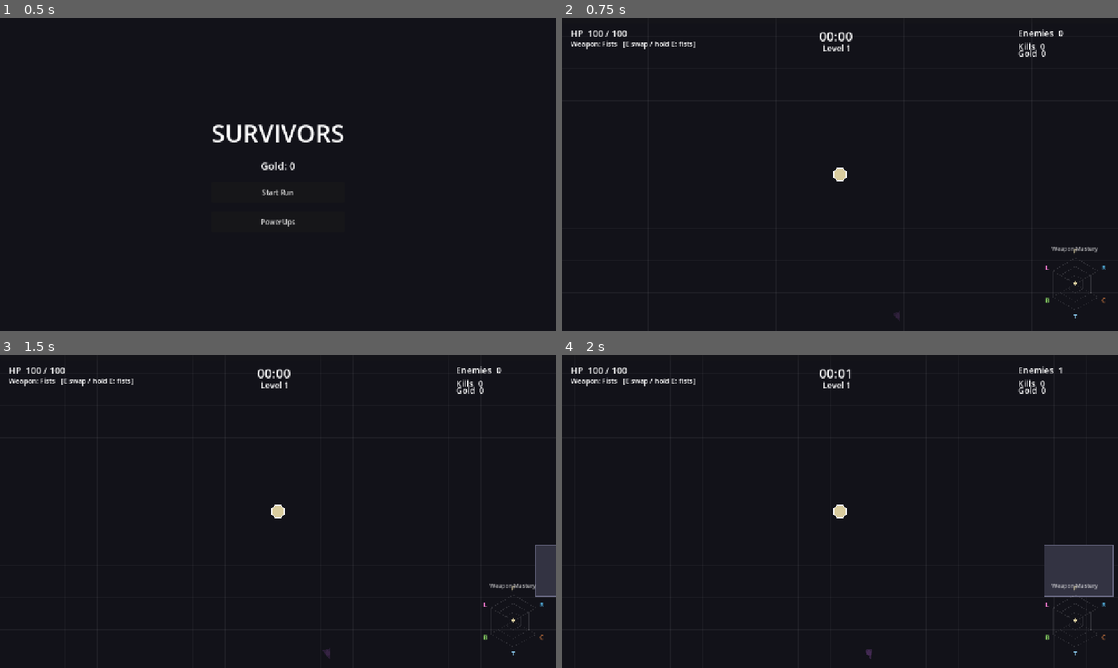
Above: before the commit, frames 1-4 (two rows, left to right).
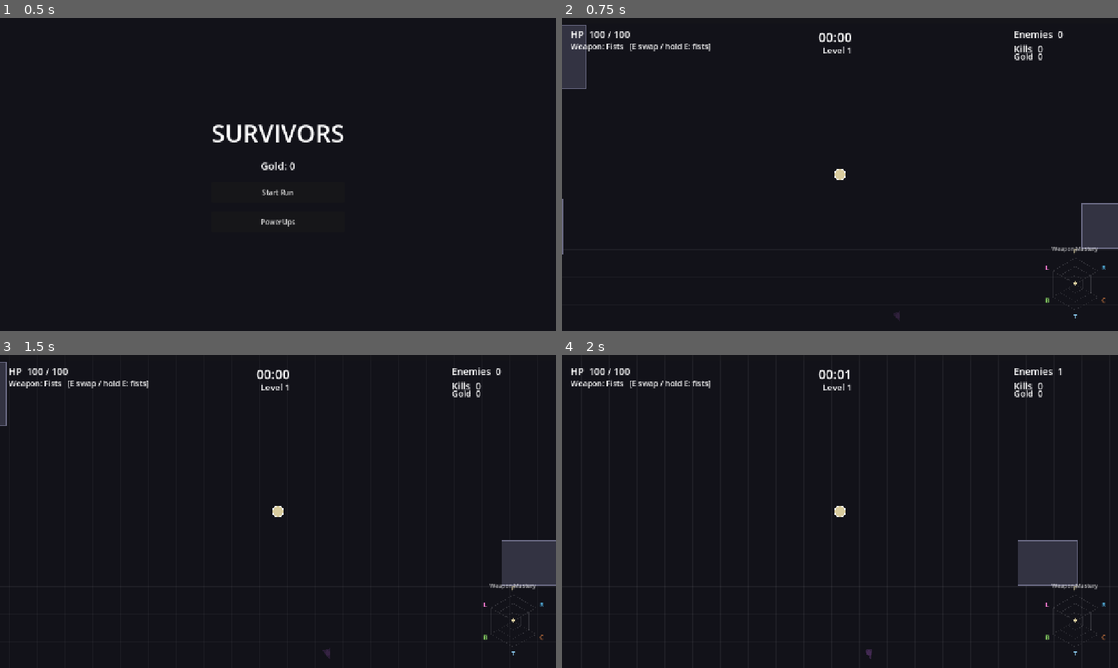
Above: after the commit, the same moments.

Repository: veighnsche/survivors-prototype
Game: Godot game, scene res://main_menu.tscn
The game is run twice, just before and just after one commit, with the same random seed, the same clock (stepped at 60 frames per second) and the same inputs.
Inputs:
- Up to frame 1 (0.5 s): no input
- Up to frame 2 (0.75 s): click "Start Run" at 0.5 s
- Up to frame 3 (1.5 s): tap Enter at 1.25 s; hold D from 1.28 s (still down); tap 1 at 1.35 s
- Up to frame 4 (2 s): keep holding D

Frame 1 is identical in both runs. In frame 2, 3.0% of the frame differs, in the area x 0-100%, y 2-76%; in frame 3, 2.6%; in frame 4, 3.3%, in the area x 1-100%, y 3-78%.

Commit message:
Maximized window, pure proportional scaling
Restore maximized window (the shrunk fixed window made it small again). Content
scales purely with the window via canvas_items stretch; camera zoom back to 1.0
and HUD fonts back to original, so nothing is over-magnified on top of the fill.

Co-Authored-By: Claude Opus 4.8 <noreply@anthropic.com>

Diff:
--- a/project.godot
+++ b/project.godot
@@ -20,8 +20,7 @@
 
 window/size/viewport_width=1280
 window/size/viewport_height=720
-window/size/window_width_override=1500
-window/size/window_height_override=844
+window/size/mode=2
 window/size/resizable=true
 window/stretch/mode="canvas_items"
 window/stretch/aspect="expand"
--- a/scripts/config.gd
+++ b/scripts/config.gd
@@ -39,7 +39,7 @@
 var MELEE_KNOCKBACK := 0.0  # base; raised by the Heavy Blows card
 
 # --- Display ----------------------------------------------------------------
-var CAMERA_ZOOM := 1.15  # >1 zooms in so entities read at a normal size
+var CAMERA_ZOOM := 1.0  # 1.0 = content scales purely with the (maximized) window
 
 # --- Player misc ------------------------------------------------------------
 var PICKUP_RADIUS := 72.0
--- a/scripts/hud.gd
+++ b/scripts/hud.gd
@@ -27,13 +27,13 @@
 	xp_bar.offset_bottom = 12.0
 	add_child(xp_bar)
 
-	time_label = _make_label(Vector2(592, 20), 30)
+	time_label = _make_label(Vector2(590, 22), 30)
 	time_label.text = "00:00"
-	level_label = _make_label(Vector2(600, 56), 19)
-	hp_label = _make_label(Vector2(20, 20), 21)
-	class_label = _make_label(Vector2(20, 48), 16)
-	info_label = _make_label(Vector2(1050, 20), 20)
-	gold_label = _make_label(Vector2(1050, 68), 19)
+	level_label = _make_label(Vector2(600, 60), 20)
+	hp_label = _make_label(Vector2(20, 22), 22)
+	class_label = _make_label(Vector2(20, 52), 18)
+	info_label = _make_label(Vector2(1040, 22), 22)
+	gold_label = _make_label(Vector2(1040, 74), 20)
 
 	death_overlay = ColorRect.new()
 	death_overlay.color = Color(0, 0, 0, 0.6)
